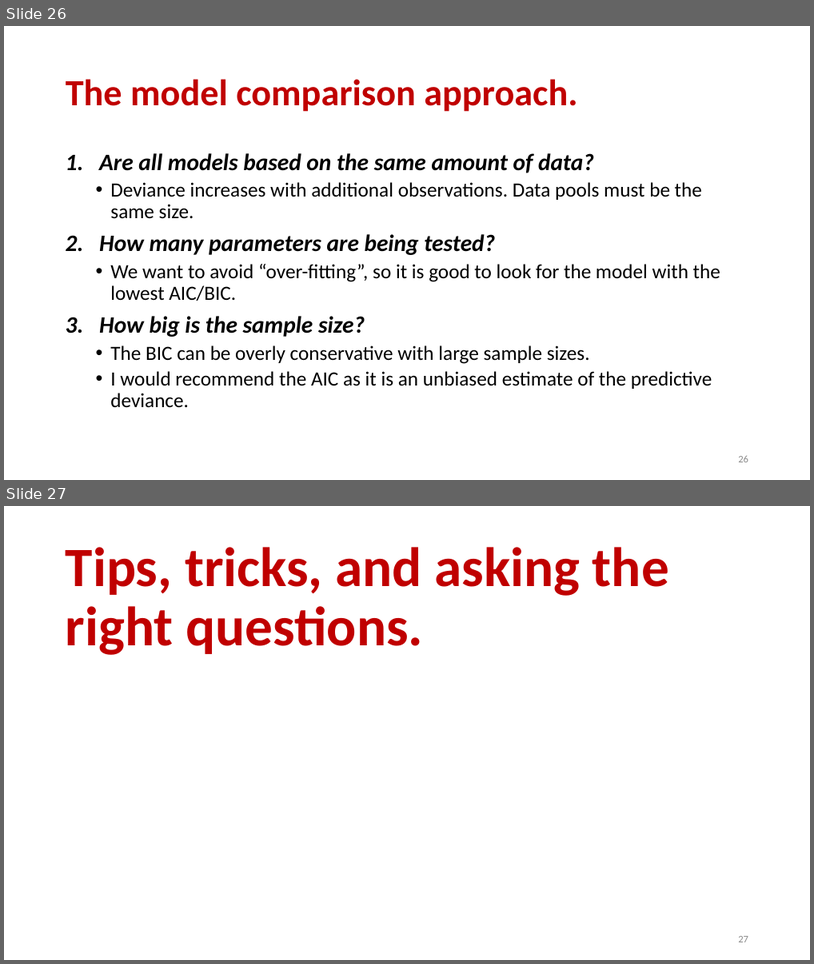
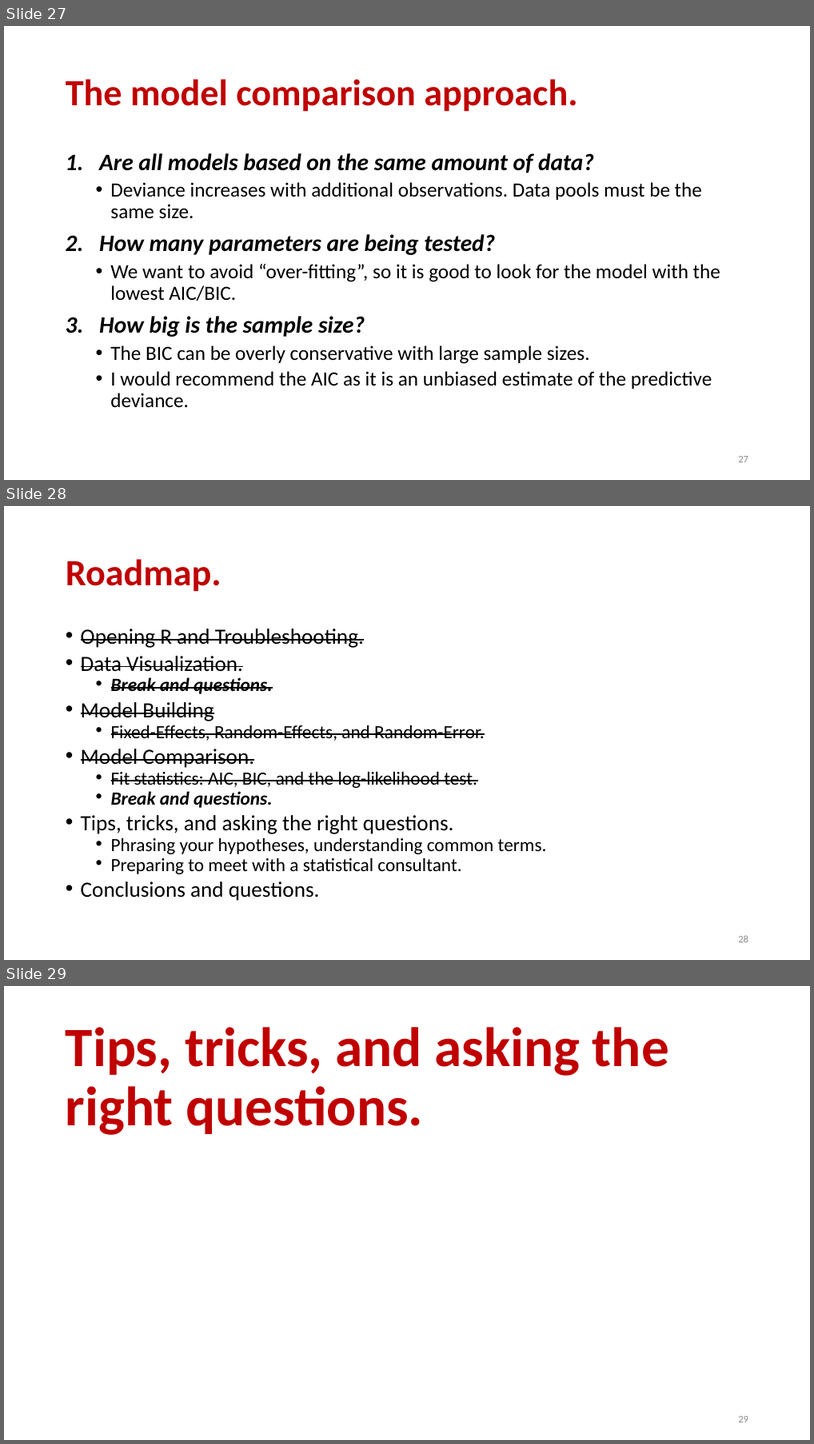
Before and after one commit to keithlohse/LMER_Clinical_Science, a slide deck: lohse ACRM 2017 workshop.pptx. Shown one above the other, each under a label of ours: slides 26 and 27 before the commit, slides 27, 28 and 29 after it. The pictures are 814x964 and 814x1444 pixels, drawn with LibreOffice and Linux fonts; fonts in the diff are those of the drawing. Boxes give left, top, right and bottom in pixels: in the first picture for what was removed or moved away, otherwise in the second. Text is boxed around its words. In the diff, an @@ line names an element or a change of style, - is before the commit and + after.

```diff
--- a/lohse ACRM 2017 workshop.pptx
+++ b/lohse ACRM 2017 workshop.pptx
@@ slide 28 added at (4,506,810,960), background #FFFFFF @@
@@ title added at (66,559,222,592), 44 pt, text #C00000, bold @@
+Roadmap.
@@ text added at (81,628,547,900), 22.2 pt, text #000000, strikethrough @@
+• Opening R and Troubleshooting.
+• Data Visualization.
+  • Break and questions.
+• Model Building
+  • Fixed-Effects, Random-Effects, and Random-Error.
+• Model Comparison.
+  • Fit statistics: AIC, BIC, and the log-likelihood test.
+  • Break and questions.
+• Tips, tricks, and asking the right questions.
+  • Phrasing your hypotheses, understanding common terms.
+  • Preparing to meet with a statistical consultant.
+• Conclusions and questions.
@@ page number added at (738,935,749,942), 12 pt, text #8C8C8C @@
+28
@@ what was slide 26 is now slide 27 @@
@@ page number at (738,456,749,462): text changed @@
-26
+27
@@ what was slide 27 is now slide 29 @@
@@ page number at (738,1416,749,1422): text changed @@
-27
+29
```
Also in this commit, not shown: 14 other slides added, 1 slide removed, 3 other files.
